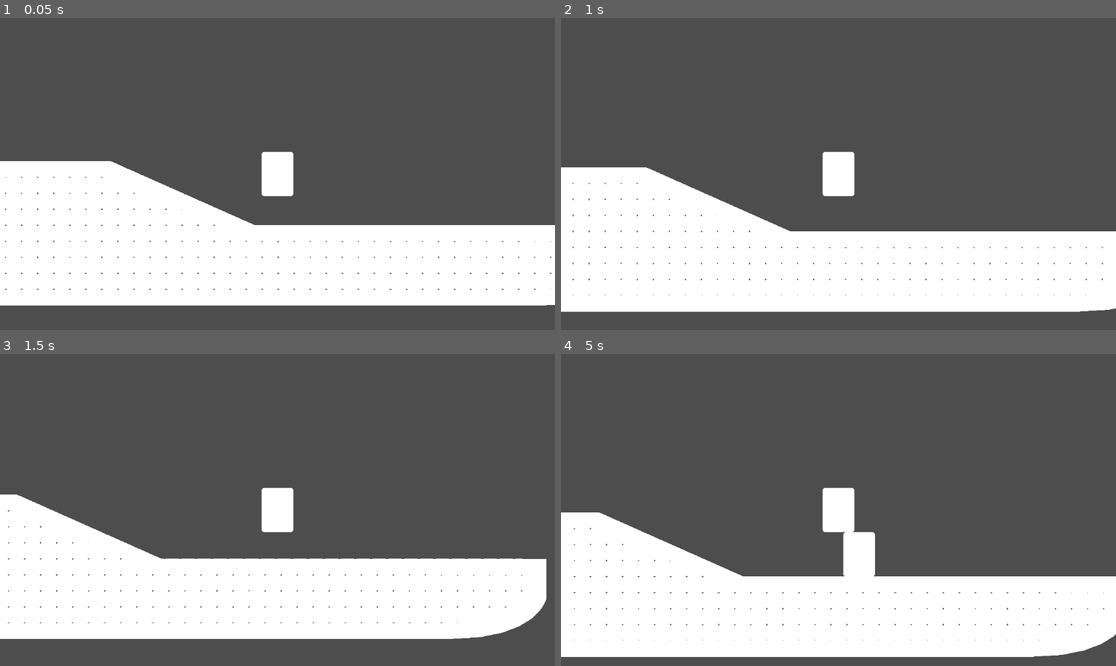
Above: before the commit, frames 1-4 (two rows, left to right).
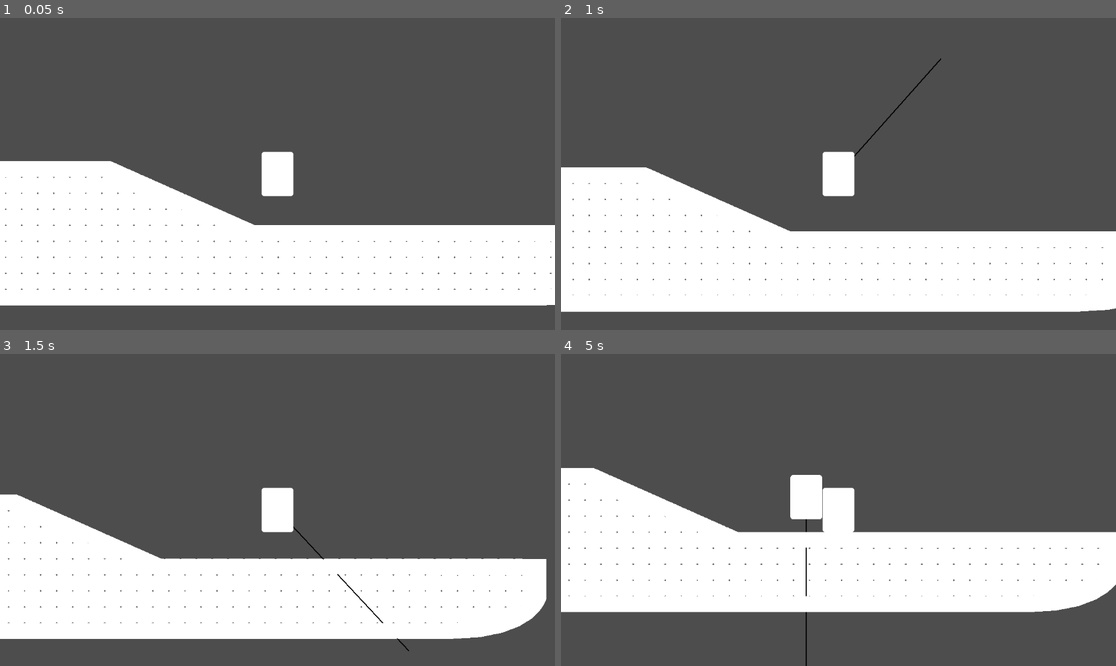
Above: after the commit, the same moments.

Repository: yourname3/jf-s25
Game: Godot game, scene res://level/level.tscn
Two runs of this game, one before a commit and one after it. Both use one fixed random seed, a clock stepped at 60 frames per second and the inputs below.
Inputs (mouse positions are in pixels of both pictures, inside the frame that each line leads up to):
- Up to frame 1 (0.05 s): no input
- Up to frame 2 (1 s): tap Enter at 0.5 s; move the mouse to (810, 236) at 0.52 s; hold D (right) from 0.53 s (still down); tap Z (clone) at 0.6 s; click (810, 236) at 0.67 s; tap Space (jump) at 0.77 s
- Up to frame 3 (1.5 s): release D (right) at 1.25 s; drag from (444, 556) to (249, 572) at 1.27 s
- Up to frame 4 (5 s): move the mouse to (672, 463) at 2.02 s; hold A (left) 2.03-2.75 s; hold Alt 2.03-2.75 s; tap Z (clone) at 2.3, 3.8 s; drag from (866, 510) to (672, 463) at 2.77 s; move the mouse to (755, 432) at 3.52 s; hold A (left) 3.53-4.25 s; hold Ctrl 3.53-4.25 s; tap Space (jump) at 3.77 s; drag from (960, 494) to (755, 432) at 4.27 s

Frame 1 is identical in both runs. In frame 2, less than 0.1% of the frame differs, in the area x 52-69%, y 12-45%; in frame 3, 0.1%; in frame 4, 29%, in the area x 0-100%, y 36-100%.

Commit message:
Concerning

Diff:
--- a/player/player.gd
+++ b/player/player.gd
@@ -66,7 +66,19 @@
 	_do_move_and_slide(delta)
 	velocity = prev_velocity
 
+func _draw() -> void:
+	draw_line(Vector2.ZERO, velocity, Color.BLACK, 8)
+func _process(delta: float) -> void:
+	queue_redraw()
+
 func _do_move_and_slide(delta: float) -> void:
+
+	if mode == MODE_PLAYER:
+		move_and_slide() # TODO
+		return
+
+	if mode == MODE_PLAYBACK:
+		print("_do_move_and_slide: velocity = ", velocity)
 	var prev_position := position
 	var prev_velocity := velocity
 	#var retries = 4
@@ -74,12 +86,16 @@
 	move_and_slide()
 	var do_retry := false
 	for i in range(0, get_slide_collision_count()):
+		if mode == MODE_PLAYBACK:
+			print("got col ", i, " ", get_slide_collision(i).get_collider())
 		var col := get_slide_collision(i)
 		var collider := col.get_collider()
 		if collider is Player:
 			if prev_velocity.y < 0:
 				print("retry: ", prev_velocity)
-				collider._do_move_and_slide_override(delta, prev_velocity)
+				if collider.velocity.y > 0:
+					collider.velocity.y = 0
+				collider._do_move_and_slide_override(delta, col.get_remainder())
 				#collider.move_and_collide(prev_velocity * delta)
 				do_retry = true
 
